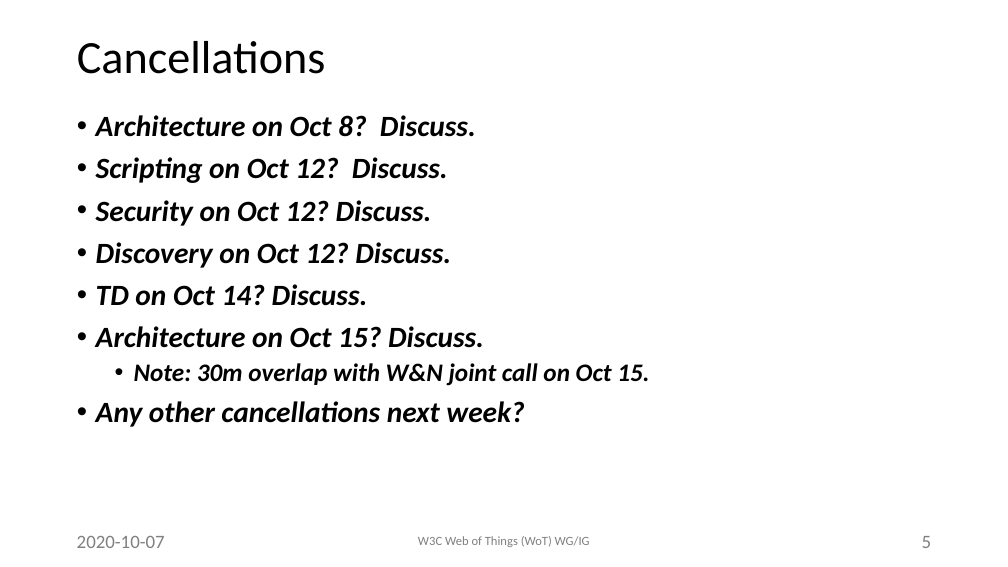
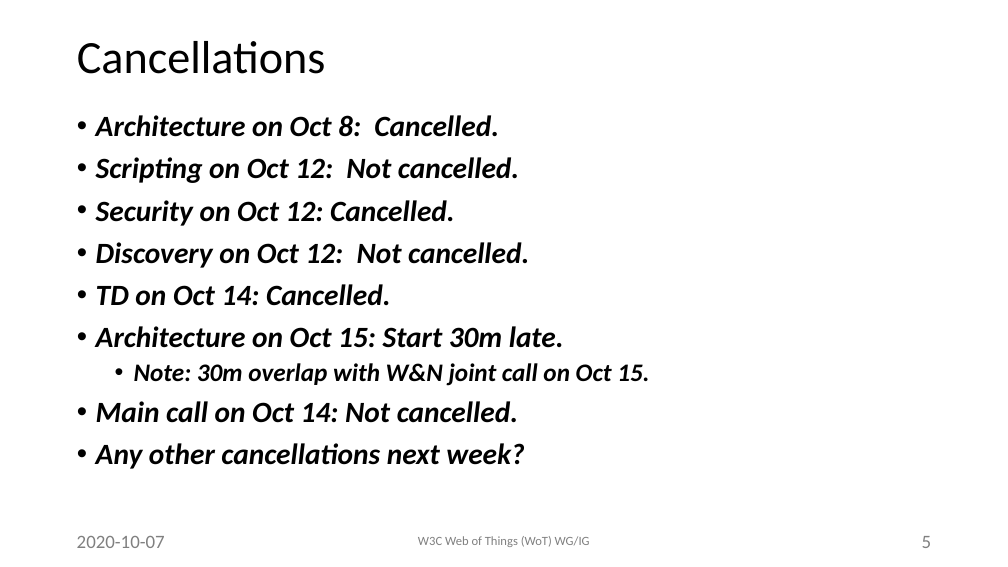
Before and after one commit to w3c/wot, a slide deck: slide 5 of PRESENTATIONS/2020-10-online-f2f/2020-10-07-WoT-F2F-Opening-McCool.pptx. Drawn at 1008x567 pixels with LibreOffice and Linux fonts; fonts in the diff are those of the drawing; background and template pictures are left out. Boxes give left, top, right and bottom in pixels: in the first picture for what was removed or moved away, otherwise in the second. Text is boxed around its words. In the diff, an @@ line names an element or a change of style, - is before the commit and + after.

Commit message:
mark cancellations

```diff
--- a/PRESENTATIONS/2020-10-online-f2f/2020-10-07-WoT-F2F-Opening-McCool.pptx
+++ b/PRESENTATIONS/2020-10-online-f2f/2020-10-07-WoT-F2F-Opening-McCool.pptx
@@ text at [96, 115, 564, 348]: text changed @@
-• Architecture on Oct 8? Discuss.
-• Scripting on Oct 12? Discuss.
-• Security on Oct 12? Discuss.
-• Discovery on Oct 12? Discuss.
-• TD on Oct 14? Discuss.
-• Architecture on Oct 15? Discuss.
+• Architecture on Oct 8: Cancelled.
+• Scripting on Oct 12: Not cancelled.
+• Security on Oct 12: Cancelled.
+• Discovery on Oct 12: Not cancelled.
+• TD on Oct 14: Cancelled.
+• Architecture on Oct 15: Start 30m late.
@@ text at [96, 401, 518, 423]: paragraph added @@
+• Main call on Oct 14: Not cancelled.
```
Also in this commit, not shown: 3 other slides changed, 1 other file.
